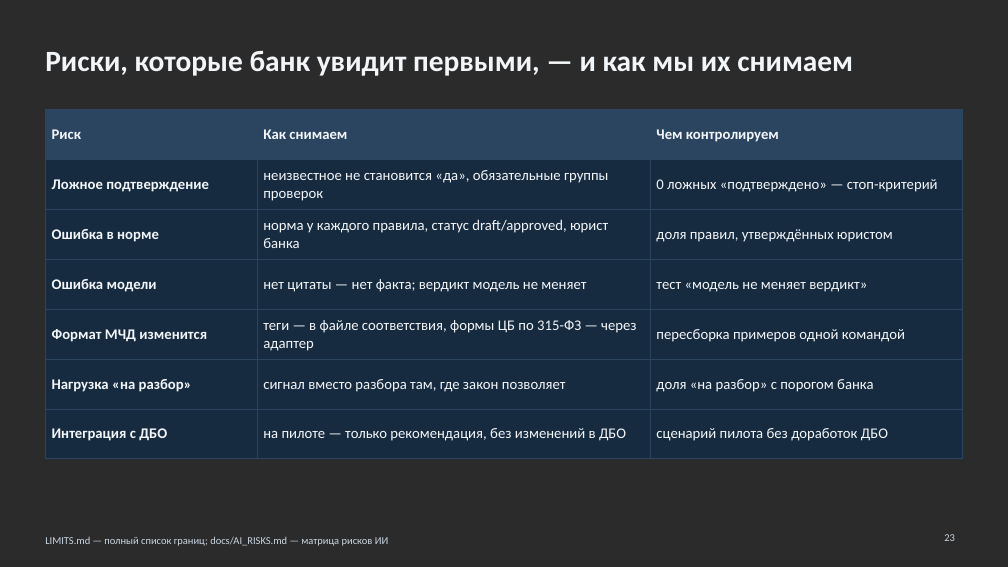
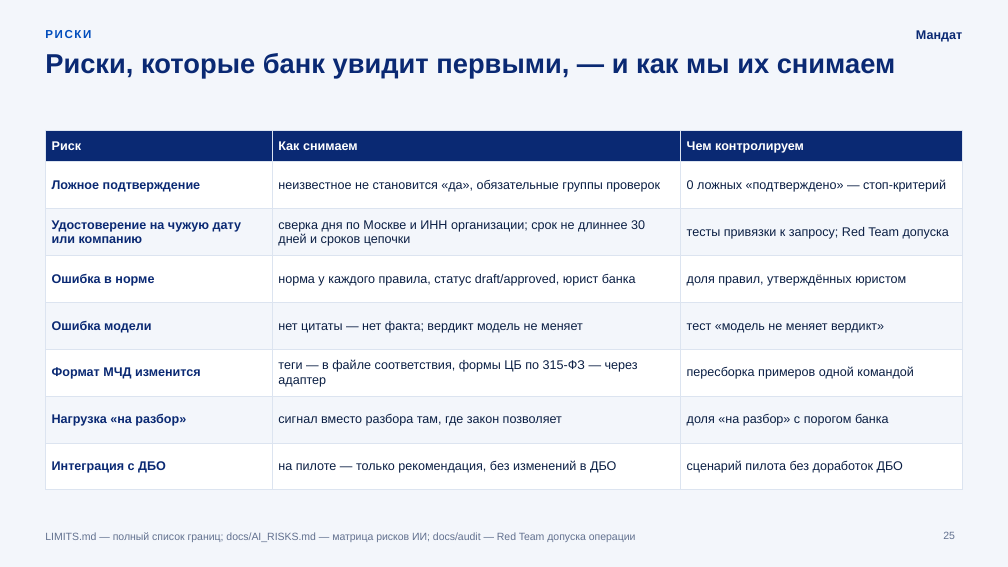
Before and after one commit to KonkovDV/Mandat, a slide deck: slide 25 of submission/slides/Mandat_VTB.pptx (slide 23 before the commit). Drawn at 1008x567 pixels with LibreOffice and Linux fonts; fonts in the diff are those of the drawing; background and template pictures are left out; a plain dark background stands for a picture behind light text. Boxes give left, top, right and bottom in pixels: in the first picture for what was removed or moved away, otherwise in the second. Text is boxed around its words. In the diff, an @@ line names an element or a change of style, - is before the commit and + after.

Commit message:
docs: rebuild the deck in the VTB palette with October 2026 data
- Slides use the VTB palette (navy 0A2973, cobalt 004CBC, sky 00AAFF) and
  Golos Text (ParaType, OFL); VTB Group UI is licensed to VTB Group only.
- graphics.js draws the background, project mark, authority graph and
  Lucide icons; SVG sources go to assets/svg for import into Figma.
- Numbers come from evidence.json of 27.10.2026: 1600 tests, median 2.4 ms,
  8814 fuzz mutations.
- New market and legal facts are recorded in CLAIMS_REGISTRY.md as
  M-15..M-19: Bank of Russia Q2 2026, Federal Law 210-FZ, the EOS case,
  the AMLA final draft RTS and the VTB POA + QES bundle.
- New slides: world practice and open standards; seven reviewer roles
  with their main objection and the answer.

```diff
--- a/submission/slides/Mandat_VTB.pptx
+++ b/submission/slides/Mandat_VTB.pptx
@@ background picture (left out) to #F3F6FB @@
@@ title "Риски, которые банк увидит первыми, ..." at (x1=45, y1=53, x2=895, y2=78): size 28 to 26 pt, font Calibri to Arial, text colour #F3F6F9 to #0A2973; line spacing 1 to 0.95; vertical alignment middle to top @@
@@ text added at (x1=45, y1=30, x2=91, y2=38), 11 pt, text #004CBC, bold @@
+РИСКИ
@@ text added at (x1=916, y1=30, x2=962, y2=42), 12 pt, text #0A2973, bold @@
+Мандат
@@ table at (x1=45, y1=130, x2=963, y2=477) @@
+row 3: Удостоверение на чужую дату или компанию | сверка дня по Москве и ИНН организации; срок не длиннее 30 дней и сроков цепочки | тесты привязки к запросу; Red Team допуска
@@ table resized from (x1=45, y1=110, x2=963, y2=445) to (x1=45, y1=130, x2=963, y2=477) @@
@@ text at (x1=45, y1=532, x2=636, y2=542): text changed; font Calibri to Arial; text colour #C9D5E0 to #62718F @@
-LIMITS.md — полный список границ; docs/AI_RISKS.md — матрица рисков ИИ
+LIMITS.md — полный список границ; docs/AI_RISKS.md — матрица рисков ИИ; docs/audit — Red Team допуска операции
@@ page number added at (x1=943, y1=531, x2=955, y2=539), 10 pt, text #62718F @@
+25
@@ page number removed at (x1=944, y1=534, x2=955, y2=541) @@
-23
```
Also in this commit, not shown: 26 other slides changed, 3 slides added, 1 slide removed, 26 other files.
